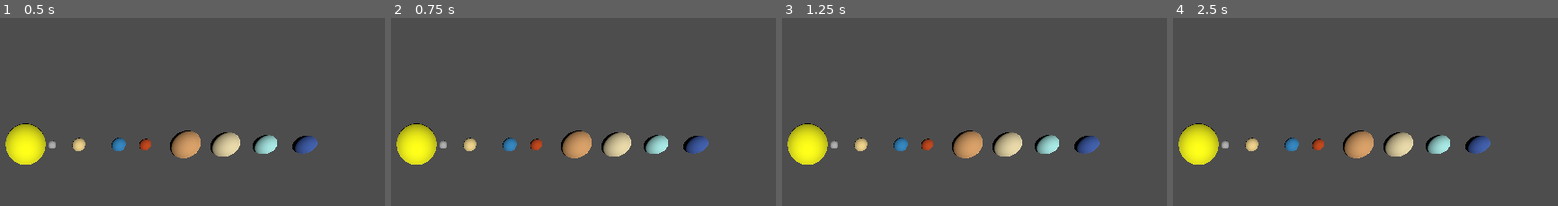
Above: before the commit, frames 1-4 (left to right).
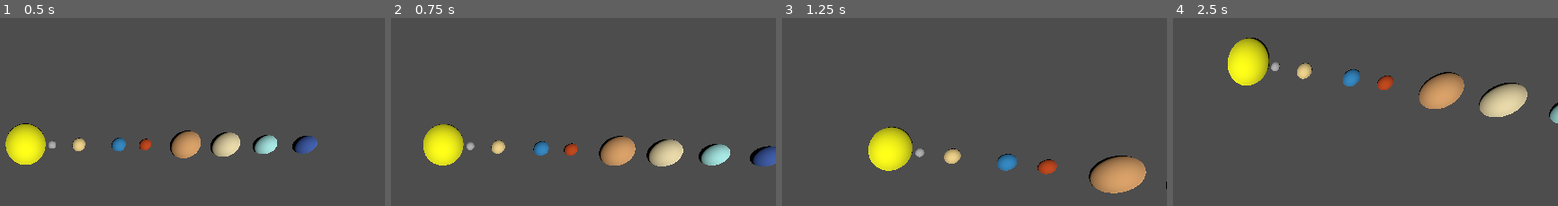
Above: after the commit, the same moments.

Repository: alexgag876200/Projet-Final-Systeme-solaire
Game: Godot game, scene res://système_solaire.tscn
Same seed, same stepped clock (60 frames per second), same inputs: the game is played once before the commit and once after it.
Inputs:
- Up to frame 1 (0.5 s): no input
- Up to frame 2 (0.75 s): tap Enter at 0.5 s; hold D from 0.53 s (still down); hold Q from 0.53 s (still down)
- Up to frame 3 (1.25 s): keep holding D; keep holding Q; tap E at 0.8 s
- Up to frame 4 (2.5 s): release D at 1.28 s; release Q at 1.28 s; hold S 1.28-2.03 s; tap E at 1.35 s; tap Z at 1.55 s; hold D from 2.03 s (still down); hold Z from 2.03 s (still down); tap X at 2.3 s

Frame 1 is identical in both runs. In frame 2, 9.2% of the frame differs, in the area x 1-100%, y 55-79%; in frame 3, 10%; in frame 4, 12%, in the area x 1-100%, y 10-78%.

Commit message:
Caméra fais

Diff:
--- /dev/null
+++ b/système-solaire/camera_3d.gd
@@ -0,0 +1,39 @@
+extends Camera3D
+
+@export var vitesse: float
+@export var Vitesse_rotation: float
+
+
+# Called when the node enters the scene tree for the first time.
+func _ready() -> void:
+	pass # Replace with function body.
+
+
+# Called every frame. 'delta' is the elapsed time since the previous frame.
+func _process(delta: float) -> void:
+	var direction := Vector3.ZERO
+
+	#Direction WASD
+	if Input.is_key_pressed(KEY_W):
+		direction -= transform.basis.z  # avancer
+	if Input.is_key_pressed(KEY_S):
+		direction += transform.basis.z  # reculer
+	if Input.is_key_pressed(KEY_A):
+		direction -= transform.basis.x  # gauche
+	if Input.is_key_pressed(KEY_D):
+		direction += transform.basis.x  # droite
+
+	if direction != Vector3.ZERO:
+		direction = direction.normalized()
+	position += direction * vitesse * delta
+
+	#Rotation QE
+	if Input.is_key_pressed(KEY_Q):
+		rotate_y(deg_to_rad(Vitesse_rotation*delta))
+	if Input.is_key_pressed(KEY_E):
+		rotate_y(deg_to_rad(-Vitesse_rotation*delta))
+
+	if Input.is_key_pressed(KEY_Z):
+		rotate_object_local(Vector3.LEFT, deg_to_rad(Vitesse_rotation*delta))
+	if Input.is_key_pressed(KEY_X):
+		rotate_object_local(Vector3.RIGHT, deg_to_rad(Vitesse_rotation * delta))
--- a/système-solaire/interface.gd
+++ b/système-solaire/interface.gd
@@ -18,11 +18,12 @@
 
 """2 fonction qui s'utilisent ensemble pour pouvoir transmettre la valeur du slider dans un autre script en l'appelant"""
 #func changement(value:float):
-	#lune.vitesse_simulation = slider_vitesse.value
+	#Astre.vitesse_simulation = slider_vitesse.value
 func slide_value() -> float:
 
 	slider = slider_vitesse.value
 	return slider
+
 
 func format_scientifique(valeur: float) -> String:
 	"""fonction qui prend un nombre et le renvoie en notation scientifique"""
--- a/système-solaire/système_solaire.tscn
+++ b/système-solaire/système_solaire.tscn
@@ -1,5 +1,6 @@
 [gd_scene format=3 uid="uid://chd5iyxkdedr7"]
 
+[ext_resource type="Script" uid="uid://ghhm732va8wb" path="res://camera_3d.gd" id="1_mtdwt"]
 [ext_resource type="PackedScene" uid="uid://btajuydnr3306" path="res://soleil.tscn" id="1_odjec"]
 [ext_resource type="PackedScene" uid="uid://b7ypv6som8anc" path="res://mercure.tscn" id="2_mtdwt"]
 [ext_resource type="PackedScene" uid="uid://b6g6uyx6o400v" path="res://vénus.tscn" id="3_471bu"]
@@ -14,6 +15,9 @@
 
 [node name="Camera3D" type="Camera3D" parent="." unique_id=729626946]
 transform = Transform3D(1, 0, 0, 0, 0.8660254, 0.5, 0, -0.5, 0.8660254, 0, 25, 100)
+script = ExtResource("1_mtdwt")
+vitesse = 20.0
+Vitesse_rotation = 40.0
 
 [node name="Soleil" parent="." unique_id=1213070534 instance=ExtResource("1_odjec")]
 transform = Transform3D(15, 0, 0, 0, 15, 0, 0, 0, 15, 0, 0, 0)
Not shown, added: système-solaire/camera_3d.gd.uid
